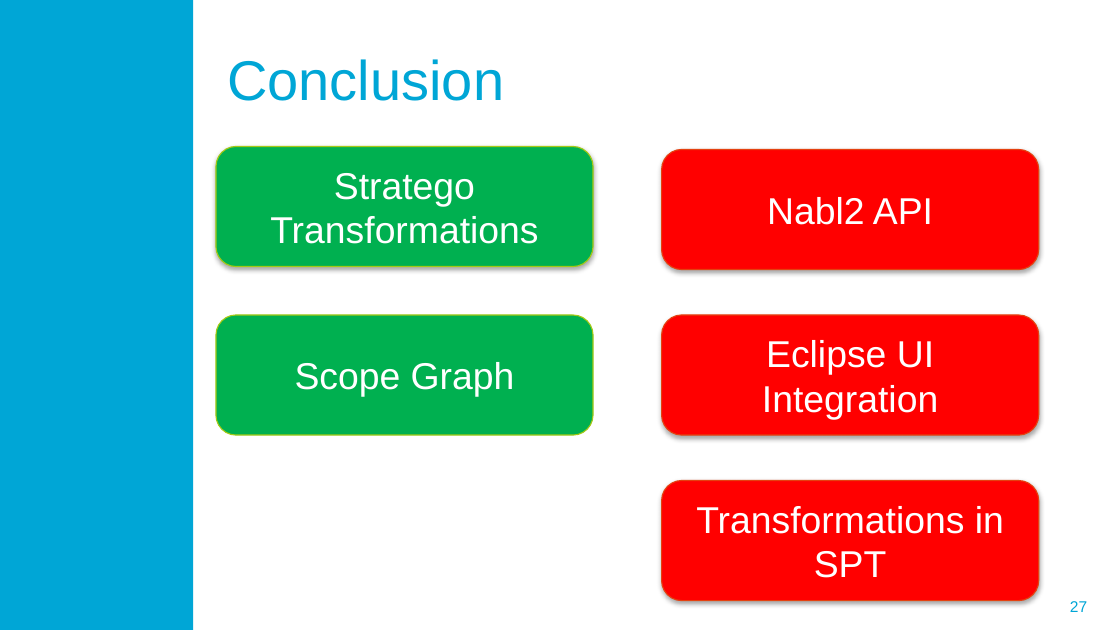
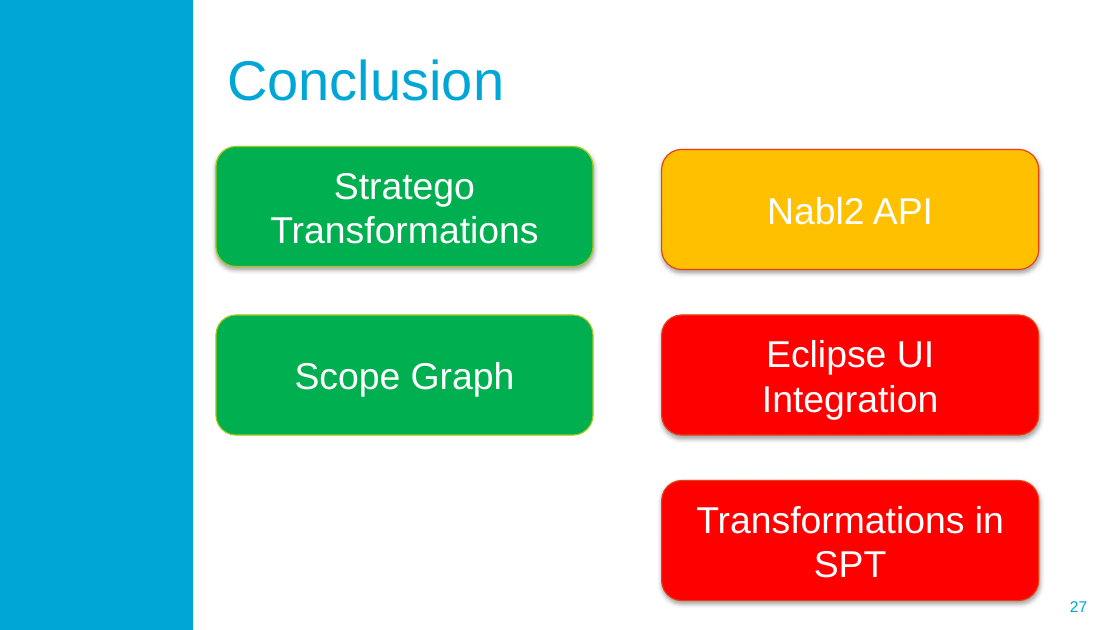
Before and after one commit to ProMisDev/metaborg-tiger, a slide deck: slide 27 of presentation/Misteli_Refactoring_in_Spoofax.pptx. Drawn at 1120x630 pixels with LibreOffice and Linux fonts; fonts in the diff are those of the drawing; background and template pictures are left out. Boxes give left, top, right and bottom in pixels: in the first picture for what was removed or moved away, otherwise in the second. Text is boxed around its words. In the diff, an @@ line names an element or a change of style, - is before the commit and + after.

```diff
--- a/presentation/Misteli_Refactoring_in_Spoofax.pptx
+++ b/presentation/Misteli_Refactoring_in_Spoofax.pptx
@@ rounded rectangle "Nabl2 API" at (662, 149, 1039, 269): fill #FF0000 to #FFC000 @@
```
Also in this commit, not shown: 5 other slides changed, 1 slide added, 1 slide removed, 3 other files.
